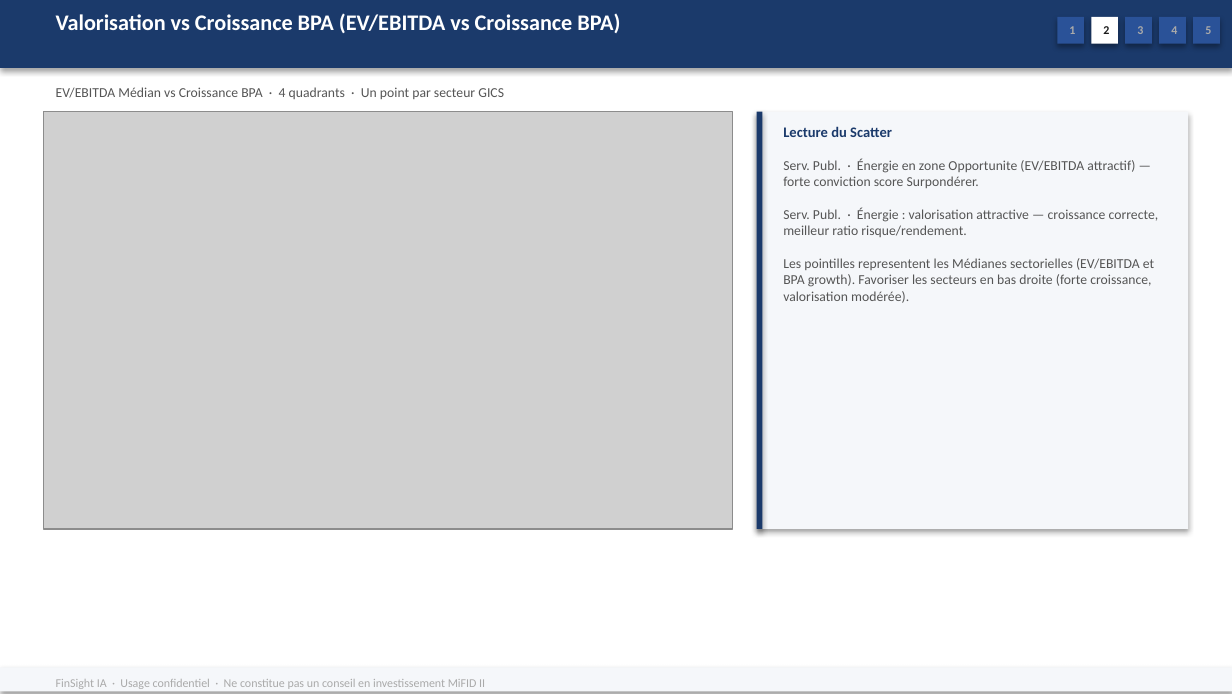
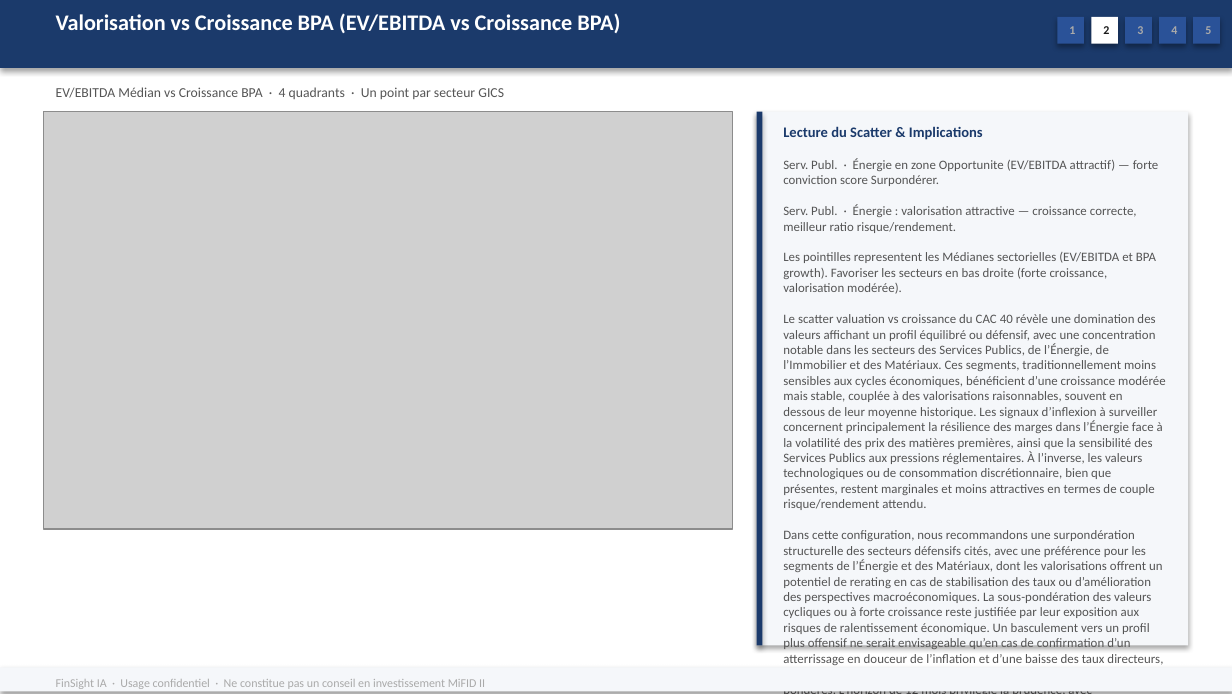
Before and after one commit to baptistejeh07-art/finsight-ia, a slide deck: slide 10 of preview/indice_CAC_40/indice_CAC_40.pptx. Drawn at 1232x694 pixels with LibreOffice and Linux fonts; fonts in the diff are those of the drawing; grey boxes stand for pictures. Boxes give left, top, right and bottom in pixels: in the first picture for what was removed or moved away, otherwise in the second. Text is boxed around its words. In the diff, an @@ line names an element or a change of style, - is before the commit and + after.

```diff
--- a/preview/indice_CAC_40/indice_CAC_40.pptx
+++ b/preview/indice_CAC_40/indice_CAC_40.pptx
@@ rectangle: place and size @@
-rectangle at (756,112,1188,530)
+rectangle at (756,112,1188,646)
@@ rectangle: place and size @@
-rectangle at (756,112,763,530)
+rectangle at (756,112,763,646)
@@ text at (783,126,983,140): text changed @@
-Lecture du Scatter
+Lecture du Scatter & Implications
@@ text at (783,158,1166,665): text changed; size 8 to 7.5 pt @@
-Serv. Publ. · Énergie en zone Opportunite (EV/EBITDA attractif) — forte conviction score Surpondérer.
-Serv. Publ. · Énergie : valorisation attractive — croissance correcte, meilleur ratio risque/rendement.
-Les pointilles representent les Médianes sectorielles (EV/EBITDA et BPA growth). Favoriser les secteurs en bas droite (forte croissance, valorisation modérée).
+Serv. Publ. · Énergie en zone Opportunite (EV/EBITDA attractif) — forte conviction score Surpondérer.
+Serv. Publ. · Énergie : valorisation attractive — croissance correcte, meilleur ratio risque/rendement.
+Les pointilles representent les Médianes sectorielles (EV/EBITDA et BPA growth). Favoriser les secteurs en bas droite (forte croissance, valorisation modérée).
+Le scatter valuation vs croissance du CAC 40 révèle une domination des valeurs affichant un profil équilibré ou défensif, avec une concentration notable dans les secteurs des Services Publics, de l’Énergie, de l’Immobilier et des Matériaux. Ces segments, traditionnellement moins sensibles aux cycles économiques, bénéficient d’une croissance modérée mais stable, couplée à des valorisations raisonnables, souvent en dessous de leur moyenne historique. Les signaux d’inflexion à surveiller concernent principalement la résilience des marges dans l’Énergie face à la volatilité des prix des matières premières, ainsi que la sensibilité des Services Publics aux pressions réglementaires. À l’inverse, les valeurs technologiques ou de consommation discrétionnaire, bien que présentes, restent marginales et moins attractives en termes de couple risque/rendement attendu.
+Dans cette configuration, nous recommandons une surpondération structurelle des secteurs défensifs cités, avec une préférence pour les segments de l’Énergie et des Matériaux, dont les valorisations offrent un potentiel de rerating en cas de stabilisation des taux ou d’amélioration des perspectives macroéconomiques. La sous-pondération des valeurs cycliques ou à forte croissance reste justifiée par leur exposition aux risques de ralentissement économique. Un basculement vers un profil plus offensif ne serait envisageable qu’en cas de confirmation d’un atterrissage en douceur de l’inflation et d’une baisse des taux directeurs, conditions qui pourraient redonner de l’attrait aux segments sous-pondérés. L’horizon de 12 mois privilégie la prudence, avec
```
Also in this commit, not shown: 4 other slides changed, 1 other file.
